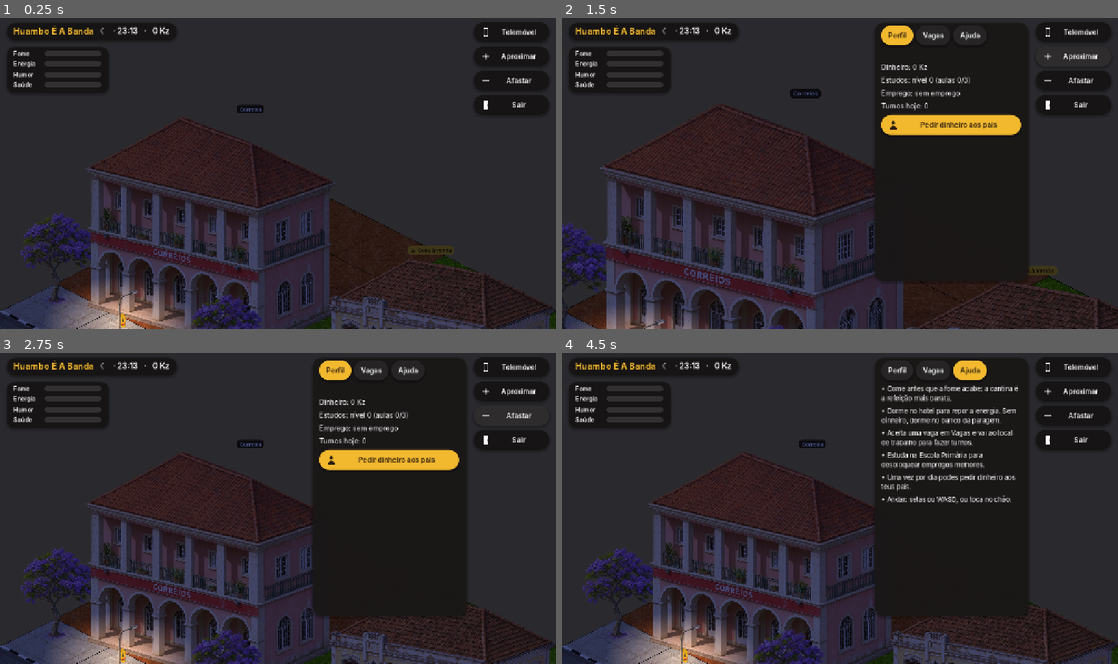
Above: before the commit, frames 1-4 (two rows, left to right).
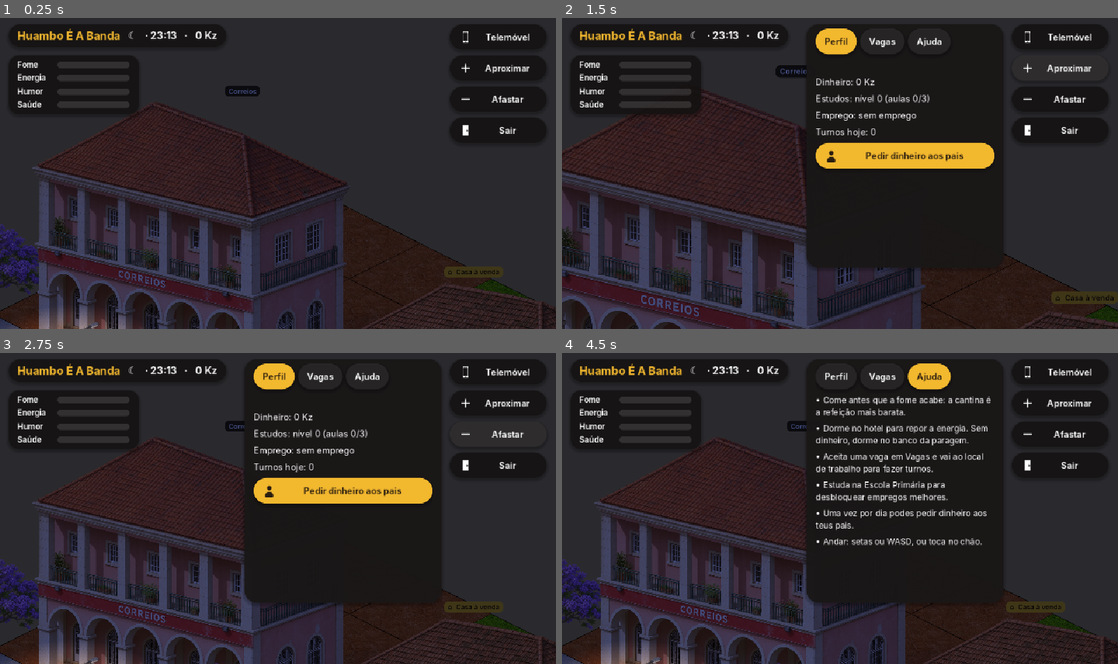
Above: after the commit, the same moments.

Repository: africanof/Huambo-A-Banda
Game: Godot game, scene res://src/game/bairro_world.tscn
Two runs of this game, one before a commit and one after it. Both use one fixed random seed, a clock stepped at 60 frames per second and the inputs below. This scene is started directly instead of the project's main scene.
Inputs:
- Up to frame 1 (0.25 s): no input
- Up to frame 2 (1.5 s): click "Telemóvel" at 0.5 s; click "Aproximar" at 1.25 s
- Up to frame 3 (2.75 s): click "Afastar" at 2 s
- Up to frame 4 (4.5 s): click "Perfil" at 2.75 s; click "Vagas" at 3.5 s; click "Ajuda" at 4.25 s

The runs differ from the first frame. In frame 1, 26% of the frame differs, in the area x 0-100%, y 1-100%; in frame 2, 31%; in frame 3, 32%; in frame 4, 31%.

Commit message:
Telemóvel: interface à escala do ecrã real, HUD compacto na vertical, edifícios transparentes à frente da personagem
- UiScale: tamanho lógico pelo lado curto do ecrã (px CSS/dp); PC fica igual
- GameHud: botões só com ícone e painéis à largura do ecrã quando estreito
- BairroView: edifícios/árvores que tapam a personagem ficam semitransparentes

Co-Authored-By: Claude Opus 5.5 <noreply@anthropic.com>
Claude-Session: https://claude.ai/code/session_01PxWmvmT3BzyG2wzqo5maAu

Diff:
--- a/client/project.godot
+++ b/client/project.godot
@@ -21,6 +21,7 @@
 
 [autoload]
 
+UiScale="*res://src/autoload/ui_scale.gd"
 AppConfig="*res://src/autoload/app_config.gd"
 Auth="*res://src/autoload/auth.gd"
 Net="*res://src/autoload/net.gd"
--- /dev/null
+++ b/client/src/autoload/ui_scale.gd
@@ -0,0 +1,47 @@
+extends Node
+## Escala da interface conforme o ecrã real do aparelho.
+##
+## O projeto foi desenhado a 1280x720. Num telemóvel (sobretudo na vertical) isso
+## encolhia tudo para ~1/3. Aqui escolhe-se o tamanho lógico para que o lado curto
+## do ecrã tenha entre 520 e 720 unidades, conforme o tamanho físico (px CSS / dp):
+## no PC fica igual ao desenho original; no telemóvel letras e botões ficam legíveis.
+
+const SHORT_MIN := 520.0
+const SHORT_MAX := 720.0
+const DENSITY := 1.25 ## unidades lógicas por px CSS (ou dp)
+
+## true quando o ecrã está na vertical (a interface pode reorganizar-se)
+var portrait := false
+signal changed
+
+
+func _ready() -> void:
+	get_window().size_changed.connect(_apply)
+	_apply()
+
+
+func _device_ratio() -> float:
+	if OS.has_feature("web"):
+		return maxf(1.0, DisplayServer.screen_get_scale())
+	if OS.has_feature("mobile"):
+		return maxf(1.0, DisplayServer.screen_get_dpi() / 160.0)
+	return 1.0
+
+
+func logical_size_for(px: Vector2, ratio: float) -> Vector2i:
+	var short_px := minf(px.x, px.y)
+	if short_px <= 0.0:
+		return Vector2i(1280, 720)
+	var short_logical := clampf(short_px / ratio * DENSITY, SHORT_MIN, SHORT_MAX)
+	var k := short_logical / short_px
+	return Vector2i(roundi(px.x * k), roundi(px.y * k))
+
+
+func _apply() -> void:
+	var win := get_window()
+	var px := Vector2(win.size)
+	win.content_scale_size = logical_size_for(px, _device_ratio())
+	var p := px.y > px.x
+	if p != portrait:
+		portrait = p
+	changed.emit()
--- a/client/src/game/bairro_view.gd
+++ b/client/src/game/bairro_view.gd
@@ -15,6 +15,7 @@
 var lights := Node2D.new()
 var labels := Node2D.new()
 var lamp_lights: Array[PointLight2D] = []
+var occluders: Array[Sprite2D] = [] ## edifícios/árvores que podem tapar a personagem
 
 
 static func load_data(id: String) -> Dictionary:
@@ -149,6 +150,45 @@
 	_quad(Rect2(0, road_y[1] - 0.4, size.x, 0.25), Color(0, 0, 0, 0.18))
 
 
+## Edifícios e árvores à frente da personagem ficam transparentes (como nos jogos de vida
+## isométricos), para nunca perderes a tua personagem de vista.
+func update_occlusion(char_pos: Vector2, delta: float) -> void:
+	var body := Rect2(char_pos + Vector2(-14, -80), Vector2(28, 76))
+	var k := clampf(delta * 10.0, 0.0, 1.0)
+	for s: Sprite2D in occluders:
+		var r := Rect2(s.position + s.offset, s.texture.get_size())
+		var target := 1.0
+		if s.position.y > char_pos.y and r.intersects(body) and _opaque_over(s, body):
+			target = 0.38
+		s.modulate.a = lerpf(s.modulate.a, target, k)
+
+
+## Verifica se há píxeis opacos do sprite por cima do corpo (evita apagar uma árvore
+## só porque o retângulo da imagem toca na personagem).
+func _opaque_over(s: Sprite2D, body: Rect2) -> bool:
+	var img: Image = _images.get(s.texture)
+	if img == null:
+		img = s.texture.get_image()
+		if img == null:
+			return true
+		if img.is_compressed():
+			img.decompress()
+		# máscara reduzida (1/4): pouca memória no telemóvel, chega para saber se tapa
+		img.resize(maxi(1, img.get_width() / 4), maxi(1, img.get_height() / 4), Image.INTERPOLATE_NEAREST)
+		_images[s.texture] = img
+	var origin := s.position + s.offset
+	for fx: float in [0.2, 0.5, 0.8]:
+		for fy: float in [0.15, 0.45, 0.75]:
+			var p := (body.position + body.size * Vector2(fx, fy) - origin) / 4.0
+			if p.x >= 0 and p.y >= 0 and p.x < img.get_width() and p.y < img.get_height():
+				if img.get_pixel(int(p.x), int(p.y)).a > 0.5:
+					return true
+	return false
+
+
+var _images: Dictionary = {}
+
+
 func _add_object(id: String, pos: Vector2) -> Dictionary:
 	var o := DemoAssets.object(id)
 	if o.is_empty():
@@ -156,6 +196,8 @@
 	var s := DemoAssets.make_sprite(id)
 	s.position = pos
 	objects.add_child(s)
+	if s.texture and s.texture.get_height() > 90:
+		occluders.append(s)
 	var t := DemoAssets.shadow_texture(id)
 	if t:
 		var sh := Sprite2D.new()
--- a/client/src/game/bairro_world.gd
+++ b/client/src/game/bairro_world.gd
@@ -123,6 +123,7 @@
 	if local_char:
 		camera.position = local_char.position + Vector2(0, -70)
 		hud.set_context(view.place_near(local_char.world_pos))
+		view.update_occlusion(local_char.position, delta)
 	var now := Time.get_datetime_dict_from_unix_time(int(Time.get_unix_time_from_system()) + 3600) # hora de Angola (UTC+1)
 	var minutes := float(now.hour * 60 + now.minute) + float(now.second) / 60.0
 	view.apply_hour(minutes / 60.0, canvas_mod)
--- a/client/src/game/game_hud.gd
+++ b/client/src/game/game_hud.gd
@@ -35,6 +35,10 @@
 var menu_body := VBoxContainer.new()
 var _context: Dictionary = {}
 var _toast_until := 0
+var _title: Label
+var _right := VBoxContainer.new()
+var _right_buttons: Array[Button] = []
+var _needs_panel: PanelContainer
 
 
 func _ready() -> void:
@@ -46,7 +50,8 @@
 	var hb := HBoxContainer.new()
 	hb.add_theme_constant_override("separation", 14)
 	top.add_child(hb)
-	hb.add_child(_label("Huambo É A Banda", 20, ACCENT, FONT_BOLD))
+	_title = _label("Huambo É A Banda", 20, ACCENT, FONT_BOLD)
+	hb.add_child(_title)
 	top_label.add_theme_font_override("font", FONT)
 	top_label.add_theme_font_size_override("font_size", 18)
 	hb.add_child(top_label)
@@ -56,6 +61,7 @@
 	needs.add_theme_stylebox_override("panel", _pill(BG, 18))
 	needs.position = Vector2(16, 70)
 	add_child(needs)
+	_needs_panel = needs
 	var nv := VBoxContainer.new()
 	nv.add_theme_constant_override("separation", 6)
 	needs.add_child(nv)
@@ -83,7 +89,7 @@
 		nv.add_child(row)
 
 	# --- botões da direita
-	var right := VBoxContainer.new()
+	var right := _right
 	right.add_theme_constant_override("separation", 10)
 	right.anchor_left = 1.0
 	right.anchor_right = 1.0
@@ -95,6 +101,8 @@
 	right.add_child(_button("Aproximar", "plus", BG, Color.WHITE, func() -> void: ui_action.emit("zoom_mais")))
 	right.add_child(_button("Afastar", "minus", BG, Color.WHITE, func() -> void: ui_action.emit("zoom_menos")))
 	right.add_child(_button("Sair", "door", BG, Color.WHITE, func() -> void: ui_action.emit("sair")))
+	for b: Node in right.get_children():
+		_right_buttons.append(b as Button)
 
 	# --- ações do lugar (em baixo, ao centro)
 	actions_box.add_theme_constant_override("separation", 10)
@@ -177,9 +185,43 @@
 	menu_body.add_theme_constant_override("separation", 10)
 	ms.add_child(menu_body)
 
+	get_viewport().size_changed.connect(_layout)
+	_layout()
 	Net.self_updated.connect(func(_me: Dictionary) -> void: refresh())
 	Net.toast.connect(show_toast)
 	refresh()
+
+
+# ------------------------------------------------------------------ disposição
+
+## Ecrãs estreitos (telemóvel na vertical): botões só com ícone, painéis à largura do ecrã.
+func _layout() -> void:
+	var w := get_viewport().get_visible_rect().size.x
+	var compact := w < 900.0
+	_title.visible = not compact
+	for b: Button in _right_buttons:
+		b.text = "" if compact else str(b.get_meta("label", b.text))
+		b.custom_minimum_size = Vector2(46, 46) if compact else Vector2(0, 46)
+		b.tooltip_text = str(b.get_meta("label", ""))
+	_right.offset_left = -62.0 if compact else -190.0
+	var side := 62.0 if compact else 190.0
+	# telemóvel e ementa: à direita no PC; ocupam a largura livre no ecrã estreito
+	for p: PanelContainer in [phone, menu_panel]:
+		if compact:
+			p.anchor_left = 0.0
+			p.offset_left = 12
+			p.offset_right = -side - 8
+			p.offset_top = 70
+		else:
+			p.anchor_left = 1.0
+			p.offset_left = -560
+			p.offset_right = -206
+			p.offset_top = 14
+	var tw := minf(480.0, w - 40.0)
+	toast_label.custom_minimum_size = Vector2(tw, 0)
+	toast_panel.offset_left = -tw / 2.0 - 20.0
+	toast_panel.offset_right = tw / 2.0 + 20.0
+	toast_panel.offset_top = 70.0 if not compact else 180.0
 
 
 # ------------------------------------------------------------------ atualização
@@ -410,6 +452,7 @@
 func _button(text: String, icon: String, bg: Color, fg: Color, cb: Callable) -> Button:
 	var b := Button.new()
 	b.text = text
+	b.set_meta("label", text)
 	if icon != "":
 		b.icon = DemoIcons.make("phone" if icon == "phone_icon" else icon, fg)
 	b.custom_minimum_size = Vector2(0, 46)
Not shown, added: client/src/autoload/ui_scale.gd.uid
